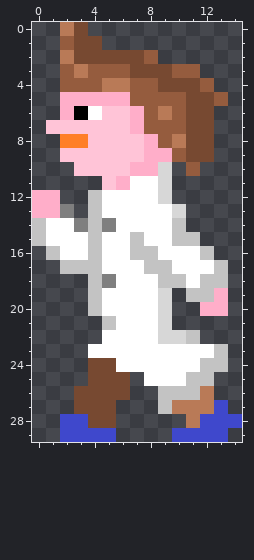
Edited in one commit: pixel-art sprite (Donkey - Grupo Lisas- Apellido2 - Apellido3/src/Correr4.png). This is how it looked before the edit.
The file is 15x30 pixels. Colours within 5 levels of each other are drawn and written as one.
After the commit:
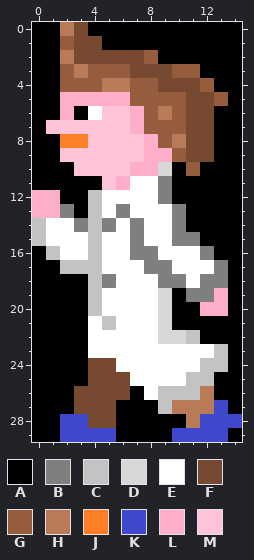
Palette (. is transparent): A #000000  B #7f7f7f  C #c3c3c3  D #d7d7d7  E #ffffff  F #774931  G #955c3e  H #b97a57  J #ff7f27  K #3f48cc  L #ffaec9  M #ffc4d7
What changed:
{"y":0,"x":0,"old":"..","new":"AA"}
{"y":0,"x":4,"old":"...........","new":"AAAAAAAAAAA"}
{"y":1,"x":0,"old":"..","new":"AA"}
{"y":1,"x":5,"old":"..........","new":"AAAAAAAAAA"}
{"y":2,"x":0,"old":"..","new":"AA"}
{"y":2,"x":9,"old":"......","new":"AAAAAA"}
{"y":3,"x":0,"old":"..","new":"AA"}
{"y":3,"x":12,"old":"...","new":"AAA"}
{"y":4,"x":0,"old":"..","new":"AA"}
{"y":4,"x":13,"old":"..","new":"AA"}
{"y":5,"x":0,"old":"..","new":"AA"}
{"y":5,"x":14,"old":".","new":"A"}
{"y":6,"x":0,"old":"..","new":"AA"}
{"y":6,"x":13,"old":"..","new":"AA"}
{"y":7,"x":0,"old":".","new":"A"}
{"y":7,"x":13,"old":"..","new":"AA"}
{"y":8,"x":0,"old":"..","new":"AA"}
{"y":8,"x":13,"old":"..","new":"AA"}
{"y":9,"x":0,"old":"..","new":"AA"}
{"y":9,"x":13,"old":"..","new":"AA"}
{"y":10,"x":0,"old":"...","new":"AAA"}
{"y":10,"x":10,"old":".","new":"A"}
{"y":10,"x":12,"old":"...","new":"AAA"}
{"y":11,"x":0,"old":".....","new":"AAAAA"}
{"y":11,"x":9,"old":"D.....","new":"BAAAAA"}
{"y":12,"x":2,"old":"..","new":"AA"}
{"y":12,"x":9,"old":"D.....","new":"BAAAAA"}
{"y":13,"x":3,"old":".","new":"A"}
{"y":13,"x":6,"old":"E","new":"B"}
{"y":13,"x":10,"old":"D....","new":"BAAAA"}
{"y":14,"x":7,"old":"E","new":"B"}
{"y":14,"x":10,"old":"C....","new":"BAAAA"}
{"y":15,"x":7,"old":"C","new":"B"}
{"y":15,"x":10,"old":"CC...","new":"BBAAA"}
{"y":16,"x":0,"old":".","new":"A"}
{"y":16,"x":7,"old":"CC","new":"BB"}
{"y":16,"x":12,"old":"C..","new":"BAA"}
{"y":17,"x":0,"old":"..","new":"AA"}
{"y":17,"x":8,"old":"CC","new":"BB"}
{"y":17,"x":13,"old":"C.","new":"BA"}
{"y":18,"x":0,"old":"....","new":"AAAA"}
{"y":18,"x":9,"old":"CC","new":"BB"}
{"y":18,"x":12,"old":"CC.","new":"BBA"}
{"y":19,"x":0,"old":"....","new":"AAAA"}
{"y":19,"x":10,"old":".CC","new":"ABB"}
{"y":19,"x":14,"old":".","new":"A"}
{"y":20,"x":0,"old":"....","new":"AAAA"}
{"y":20,"x":10,"old":"..","new":"AA"}
{"y":20,"x":14,"old":".","new":"A"}
{"y":21,"x":0,"old":".....","new":"AAAAE"}
{"y":21,"x":10,"old":".....","new":"AAAAA"}
{"y":22,"x":0,"old":".....","new":"AAAAE"}
{"y":22,"x":12,"old":"...","new":"AAA"}
{"y":23,"x":0,"old":"....","new":"AAAA"}
{"y":23,"x":14,"old":".","new":"A"}
{"y":24,"x":0,"old":"....","new":"AAAA"}
{"y":24,"x":14,"old":".","new":"A"}
{"y":25,"x":0,"old":"....","new":"AAAA"}
{"y":25,"x":7,"old":".","new":"E"}
{"y":25,"x":13,"old":"..","new":"AA"}
{"y":26,"x":0,"old":"...","new":"AAA"}
{"y":26,"x":7,"old":"..","new":"AE"}
{"y":26,"x":13,"old":"..","new":"AA"}
{"y":27,"x":0,"old":"...","new":"AAA"}
{"y":27,"x":6,"old":"...","new":"AAA"}
{"y":27,"x":14,"old":".","new":"A"}
{"y":28,"x":0,"old":"..","new":"AA"}
{"y":28,"x":6,"old":".....","new":"AAAAA"}
{"y":29,"x":0,"old":"..","new":"AA"}
{"y":29,"x":6,"old":"....","new":"AAAA"}
{"y":29,"x":14,"old":".","new":"A"}
{"label":"changed","picture_box":[32,22,242,442]}
